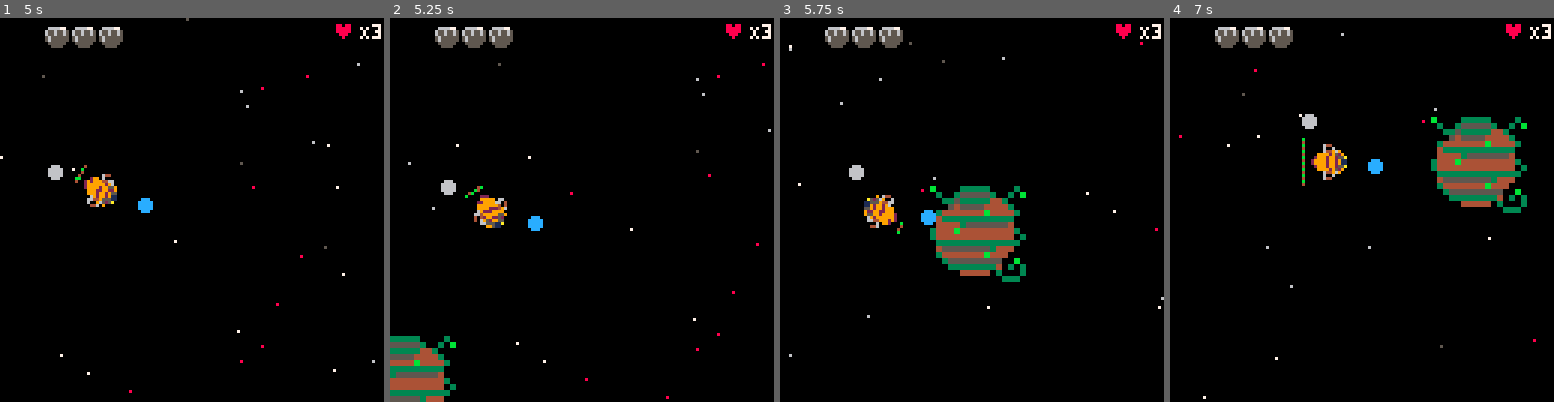
Above: before the commit, frames 1-4 (left to right).
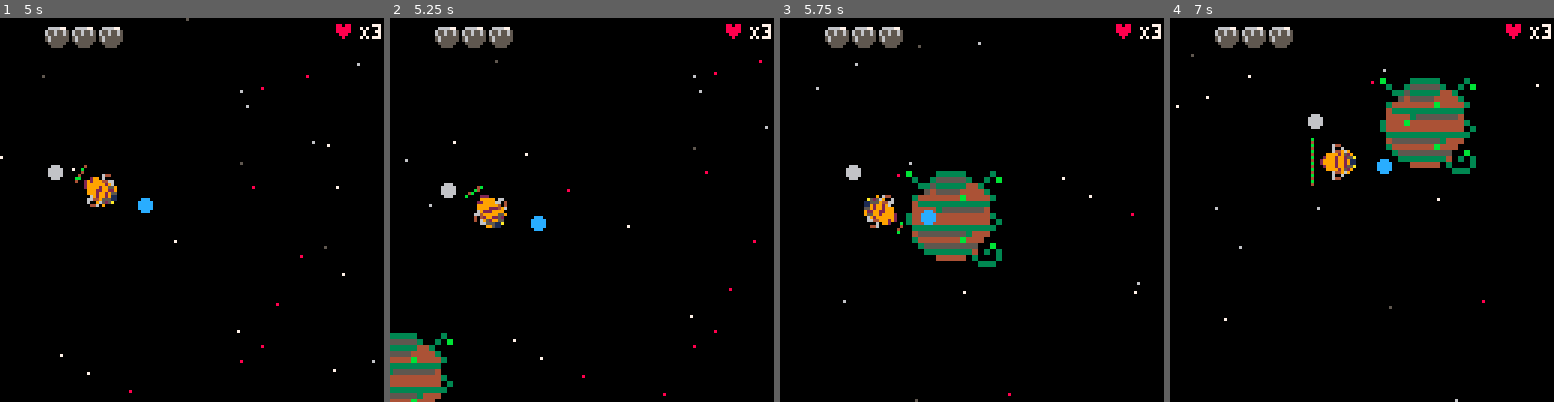
Above: after the commit, the same moments.

Repository: FrederikHR/GDB
Game: PICO-8 cartridge OW/ow.p8
The game is run twice, just before and just after one commit, with the same random seed, the same clock (stepped at 60 frames per second) and the same inputs.
Inputs:
- Up to frame 1 (5 s): tap O (Z key) at 0.33, 1.07, 2.22, 3.72 s; tap X (X key) at 1.43, 2.07, 2.82, 3.57, 4.32 s; hold Up 1.97-2.63 s; hold Right 2.68-3.02 s; hold Left 3.78-4.12 s; hold Up 4.17-4.5 s; hold Left from 4.55 s (still down)
- Up to frame 2 (5.25 s): release Left at 5.05 s; tap X (X key) at 5.07 s; hold Right from 5.1 s (still down); tap O (Z key) at 5.22 s
- Up to frame 3 (5.75 s): keep holding Right
- Up to frame 4 (7 s): tap X (X key) at 5.82, 6.57 s; release Right at 5.93 s; hold Up 5.98-6.65 s; hold Right from 6.7 s (still down); tap O (Z key) at 6.72 s

Frame 1 is identical in both runs. In frame 2, 1.7% of the frame differs, in the area x 0-100%, y 10-100%; in frame 3, 5.5%; in frame 4, 8.9%, in the area x 1-97%, y 3-100%.

Commit message:
fix planet gravity

Diff:
--- a/OW/ow.p8
+++ b/OW/ow.p8
@@ -477,7 +477,7 @@
 	c=0
 	for _,pl in pairs(planets) do
 		c+=1
-		if pcoll(pl.x,pl.y) then
+		if pcoll(pl.x+16,pl.y+16) then
 			c-=1
 			p.clopl=pl
 			if within==false then
@@ -538,17 +538,21 @@
 	local pdy=0
 	local magx=0
 	local magy=0
+
+	--due to planet resize
+	local oft=8
+
 	--find closest planet
 	for _,pl in pairs(planets) do
 		if (pd==-1) then
-		 pd=pdist(pl.x,pl.y)
-		 pdx=pl.x
-		 pdy=pl.y
-		end
-		if (pdist(pl.x,pl.y)<pd) then
-			pd=pdist(pl.x,pl.y)
-			pdx=pl.x
-			pdy=pl.y
+		 pd=pdist(pl.x+oft,pl.y+oft)
+		 pdx=pl.x+oft
+		 pdy=pl.y+oft
+		end
+		if (pdist(pl.x+oft,pl.y+oft)<pd) then
+			pd=pdist(pl.x+oft,pl.y+oft)
+			pdx=pl.x+oft
+			pdy=pl.y+oft
 		end
 	end
 
@@ -676,7 +680,7 @@
 end
 
 function pcoll(x,y)
-	if pdist(x,y) < 0.18 then
+	if pdist(x,y) < 0.28 then
 		return true
 	end
 	return false
@@ -829,6 +833,10 @@
 function update_astronaut()
 	move_astronaut()
 	animate(a)
+	if a.pl.spr==64 and a.x<=46*8 then
+		--spawn kiwis
+		make_kiwi(false,a.x,a.y)
+	end
 end
 
 function move_astronaut()
@@ -1060,6 +1068,10 @@
 		if not item.taken then
 			spr(item.s,item.x,item.y)
 		end
+		--if items.i3.taken then
+		--spawn xl kiwi
+	--	make_kiwi(true)
+	--end
 	end
 end
 
@@ -1213,6 +1225,51 @@
 	end
 end
 
+kiwis={}
+xlkiwi={}
+
+function make_kiwi(xl,x,y)
+	if xl then
+		xlkiwi.x=0
+		xlkiwi.y=49
+		xlkiwi.sz=64
+		xlkiwi.spr=104
+	else
+		k={}
+		if x<=30 then
+			k.x=x+30
+			k.flp=true
+		else
+			k.x=x-30
+			k.flp=false
+		end
+		k.y=y-30
+		k.sz=8
+		k.spr=104
+
+		add(kiwis,k)
+	end
+end
+
+function update_kiwi(xl)
+	if xl then
+		xlkiwi.x+=1
+	else
+		for k in all(kiwis) do
+			print("asdas")
+		end
+	end
+end
+
+function draw_kiwi(xl)
+	if xl then
+		print("awsd")
+	else
+		for k in all(kiwis) do
+			spr(k.spr,k.x,k.y,k.sz,k.sz,k.flp)
+		end
+	end
+end
 
 
 --=====wind=====
